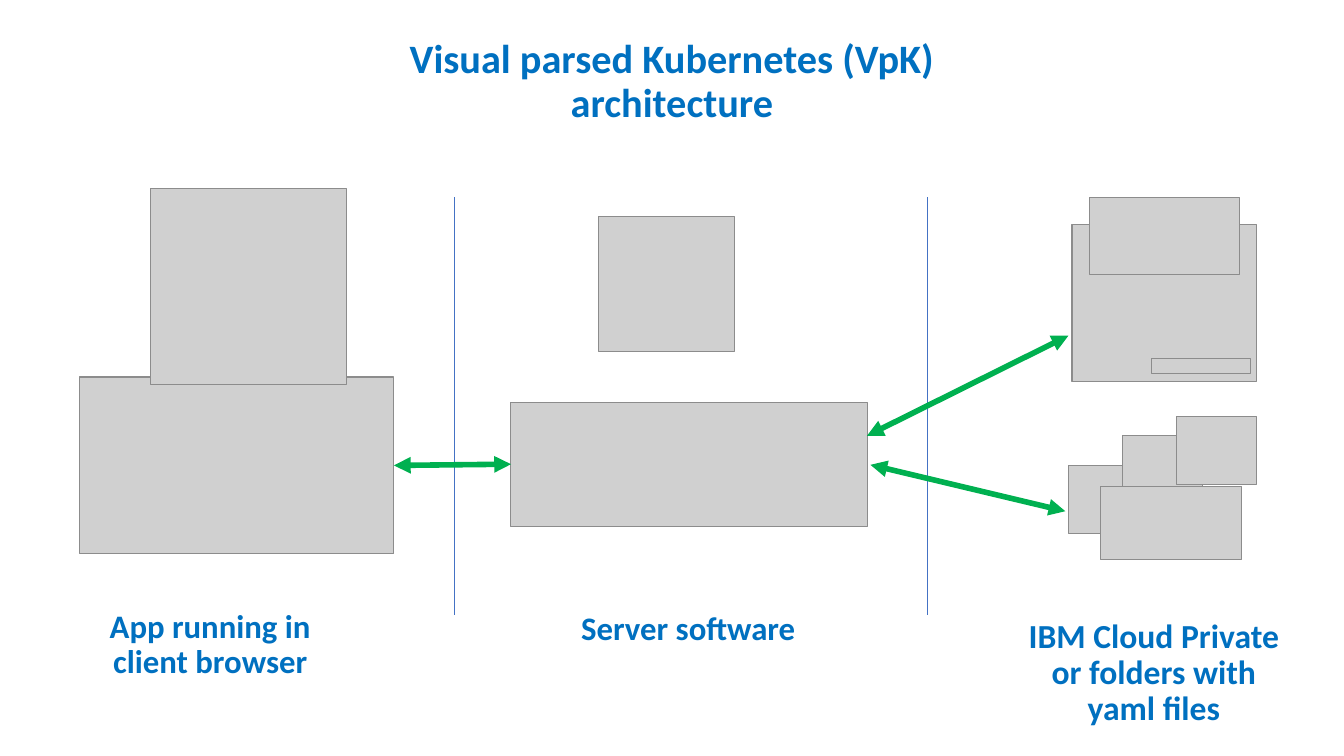
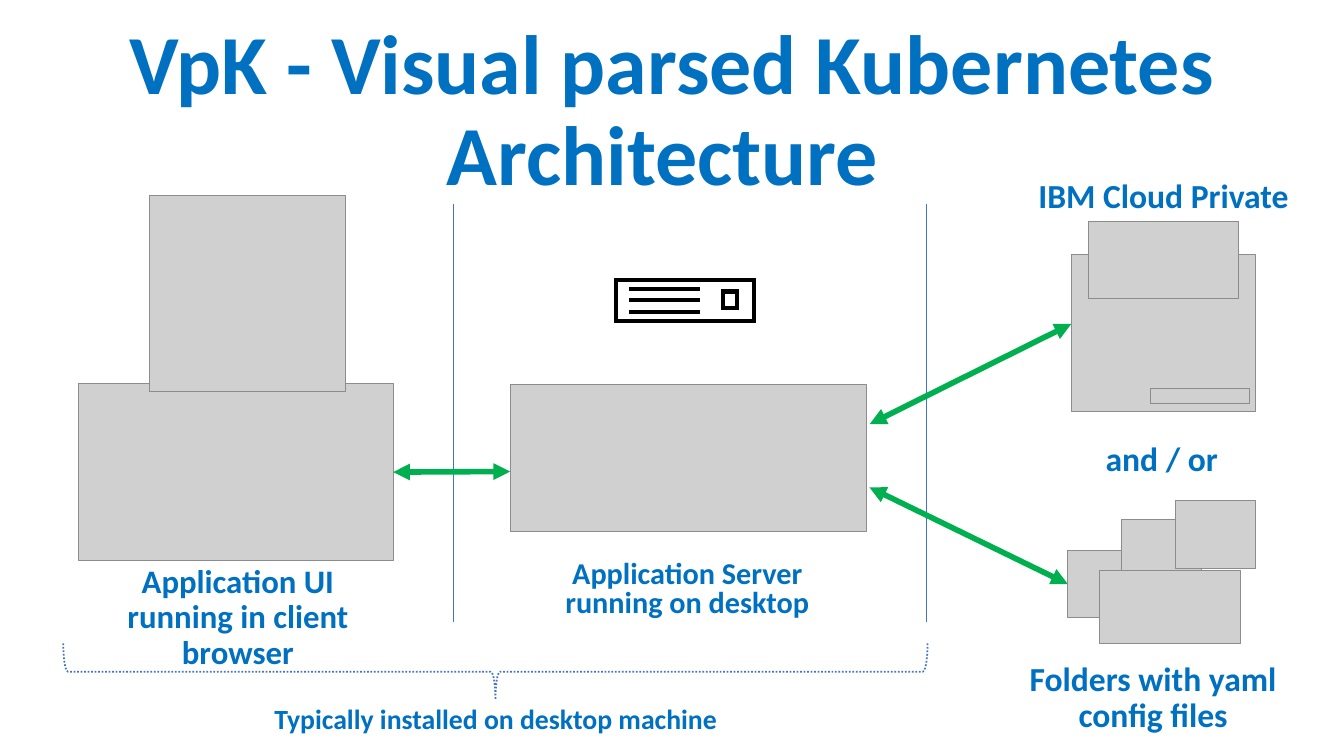
Before and after one commit to maheshdivan/VpK, a slide deck: slide 3 of VpKArcitecture.pptx (slide 1 before the commit). Drawn at 1344x756 pixels with LibreOffice and Linux fonts; fonts in the diff are those of the drawing; grey boxes stand for pictures. Boxes give left, top, right and bottom in pixels: in the first picture for what was removed or moved away, otherwise in the second. Text is boxed around its words. In the diff, an @@ line names an element or a change of style, - is before the commit and + after.

Commit message:
update architecture doc

```diff
--- a/VpKArcitecture.pptx
+++ b/VpKArcitecture.pptx
@@ text at bbox=[129, 35, 1214, 205]: text changed; size 28.8 to 60 pt @@
-Visual parsed Kubernetes (VpK)
-architecture
+VpK - Visual parsed Kubernetes Architecture
@@ text added at bbox=[1038, 184, 1289, 209], 24 pt, text #0070C0, bold @@
+IBM Cloud Private
@@ picture removed at bbox=[599, 217, 734, 352] @@
@@ picture: place and size @@
-picture at bbox=[1089, 198, 1239, 275]
+picture at bbox=[1089, 221, 1239, 298]
@@ picture: place and size @@
-picture at bbox=[1073, 225, 1257, 382]
+picture at bbox=[1072, 254, 1256, 411]
@@ group added at bbox=[616, 280, 754, 322]: 3 lines, 2 rectangles @@
@@ double arrow moved from (867, 436) - (1069, 336) to (870, 424) - (1072, 324) @@
@@ picture: place and size @@
-picture at bbox=[511, 402, 867, 526]
+picture at bbox=[510, 384, 866, 531]
@@ picture: place and size @@
-picture at bbox=[1152, 359, 1251, 374]
+picture at bbox=[1151, 389, 1250, 404]
@@ text added at bbox=[1106, 447, 1218, 472], 24 pt, text #0070C0, bold @@
+and / or
@@ 2 pictures, 2 lines, 1 double arrow: place and size @@
-2 pictures, 2 lines, 1 double arrow at bbox=[80, 189, 928, 616]
+2 pictures, 2 lines, 1 double arrow at bbox=[79, 196, 927, 622]
@@ double arrow moved from (871, 465) - (1066, 511) to (870, 488) - (1068, 584) @@
@@ picture: place and size @@
-picture at bbox=[1177, 416, 1257, 484]
+picture at bbox=[1176, 501, 1256, 569]
@@ picture: place and size @@
-picture at bbox=[1069, 466, 1149, 533]
+picture at bbox=[1122, 520, 1203, 588]
@@ text at bbox=[565, 562, 809, 618]: text changed; size 23.4 to 21.6 pt @@
-Server software
+Application Server running on desktop
@@ picture: place and size @@
-picture at bbox=[1122, 436, 1203, 503]
+picture at bbox=[1068, 551, 1148, 618]
@@ text at bbox=[127, 570, 348, 672]: text changed @@
-App running in client browser
+Application UI running in client browser
@@ picture: place and size @@
-picture at bbox=[1101, 487, 1242, 560]
+picture at bbox=[1100, 571, 1241, 643]
@@ right brace added at bbox=[64, 644, 928, 700], outline #4472C4 1.25 pt dashed @@
@@ text at bbox=[1030, 667, 1277, 733]: text changed @@
-IBM Cloud Private or folders with yaml files
+Folders with yaml config files
@@ text added at bbox=[274, 709, 716, 734], 19.8 pt, text #0070C0, bold @@
+Typically installed on desktop machine
```
Also in this commit, not shown: 5 slides added, 2 other files.
